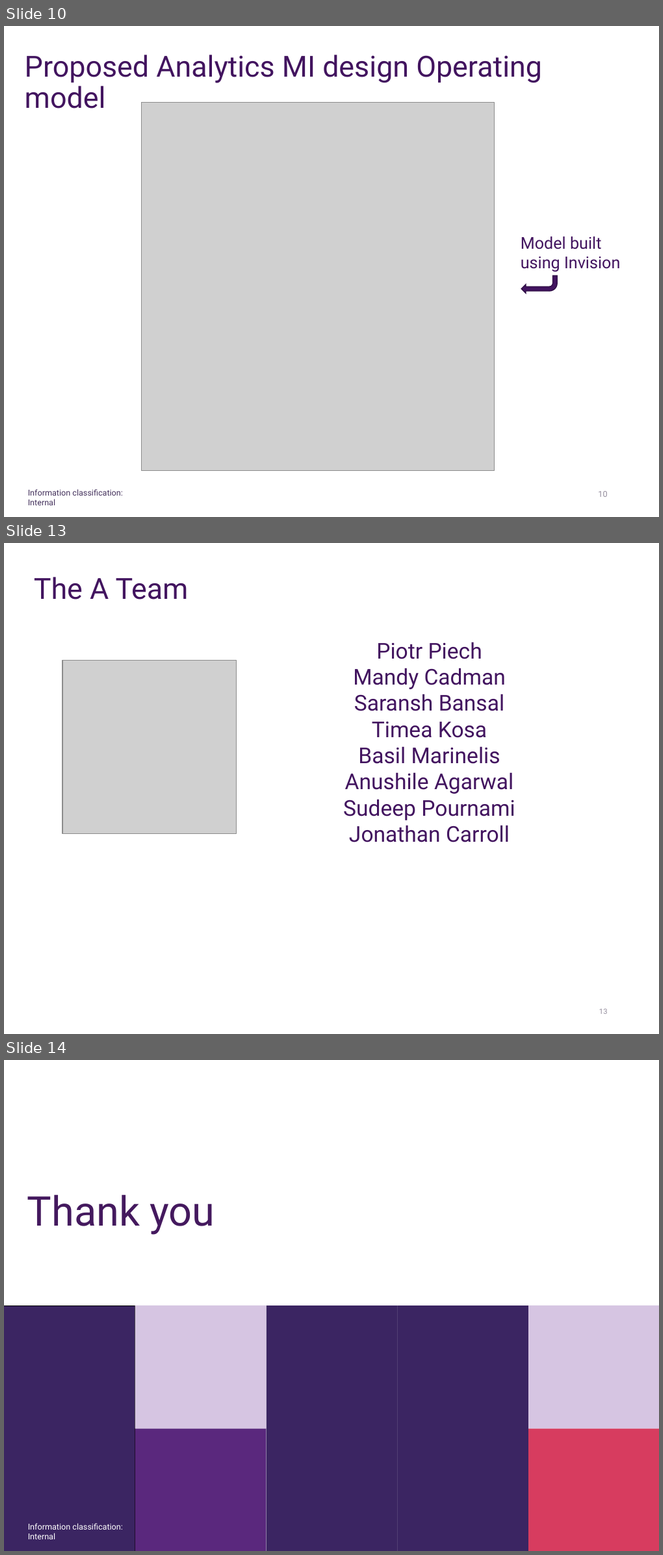
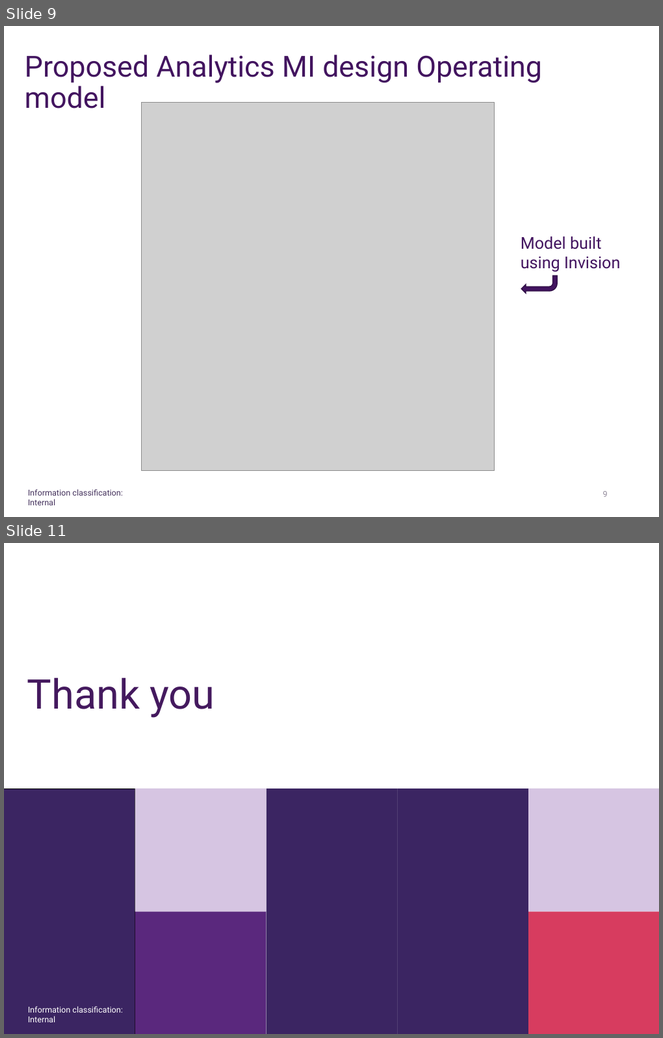
Before and after one commit to saranshbansal/my-mule, a slide deck: Invision Spike for Agile Apps and Analytics MI.pptx. Shown one above the other, each under a label of ours: slides 10, 13 and 14 before the commit, slides 9 and 11 after it; the slides between them are not shown. The pictures are 663x1555 and 663x1038 pixels, drawn with LibreOffice and Linux fonts; fonts in the diff are those of the drawing; grey boxes stand for pictures; background and template pictures are left out. Boxes give left, top, right and bottom in pixels: in the first picture for what was removed or moved away, otherwise in the second. Text is boxed around its words. In the diff, an @@ line names an element or a change of style, - is before the commit and + after.

```diff
--- a/Invision Spike for Agile Apps and Analytics MI.pptx
+++ b/Invision Spike for Agile Apps and Analytics MI.pptx
@@ slide 13 removed at <box>4,543,659,1034</box>, background #FFFFFF @@
@@ title removed at <box>34,577,189,600</box> @@
-The A Team
@@ text removed at <box>343,642,515,843</box> @@
-Piotr Piech
-Mandy Cadman
-Saransh Bansal
-Timea Kosa
-Basil Marinelis
-Anushile Agarwal
-Sudeep Pournami
-Jonathan Carroll
@@ picture removed at <box>62,660,237,835</box> @@
@@ page number removed at <box>599,1009,608,1014</box> @@
-13
@@ what was slide 10 is now slide 9 @@
@@ page number at <box>603,491,608,497</box>: text changed @@
-10
+9
@@ what was slide 14 is now slide 11 @@
```
Also in this commit, not shown: 3 slides changed, 2 other slides removed.
